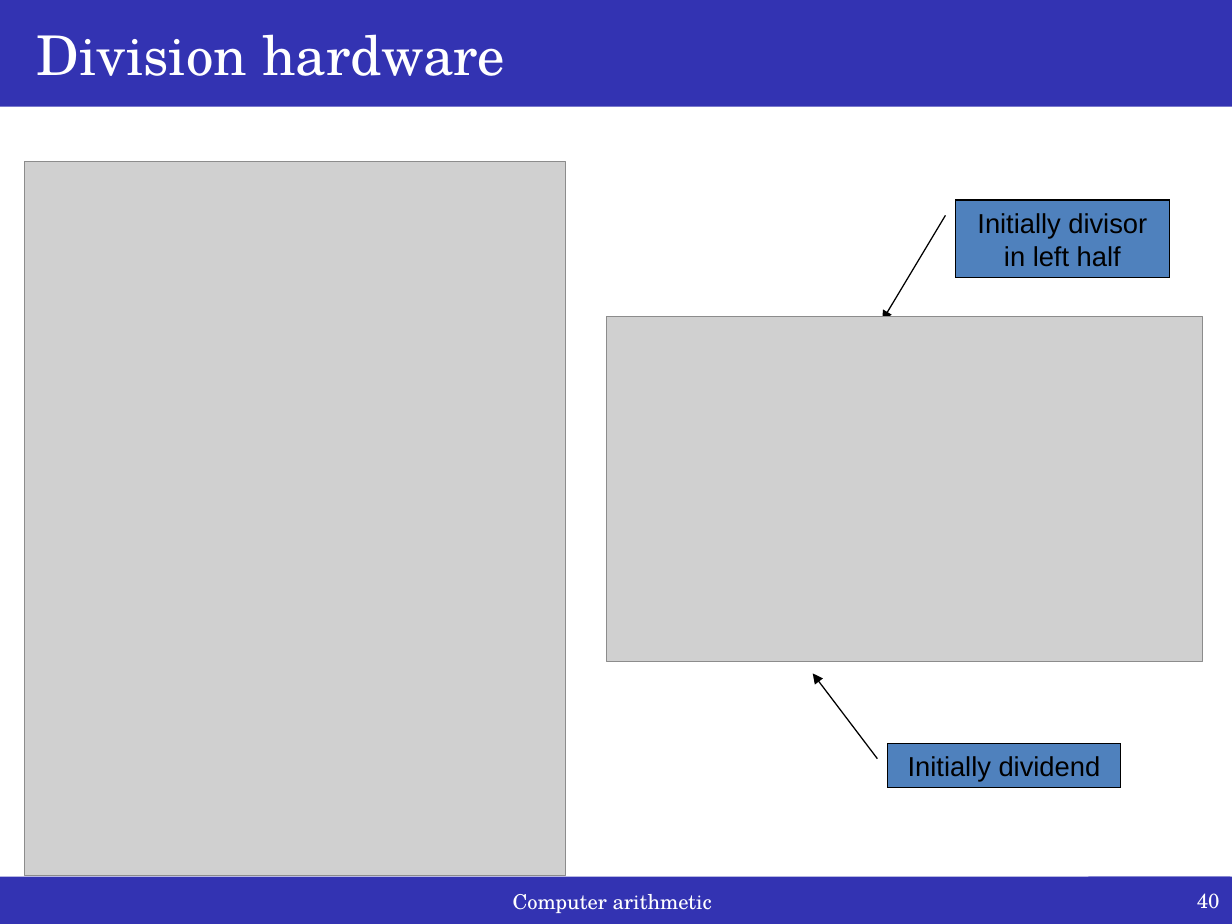
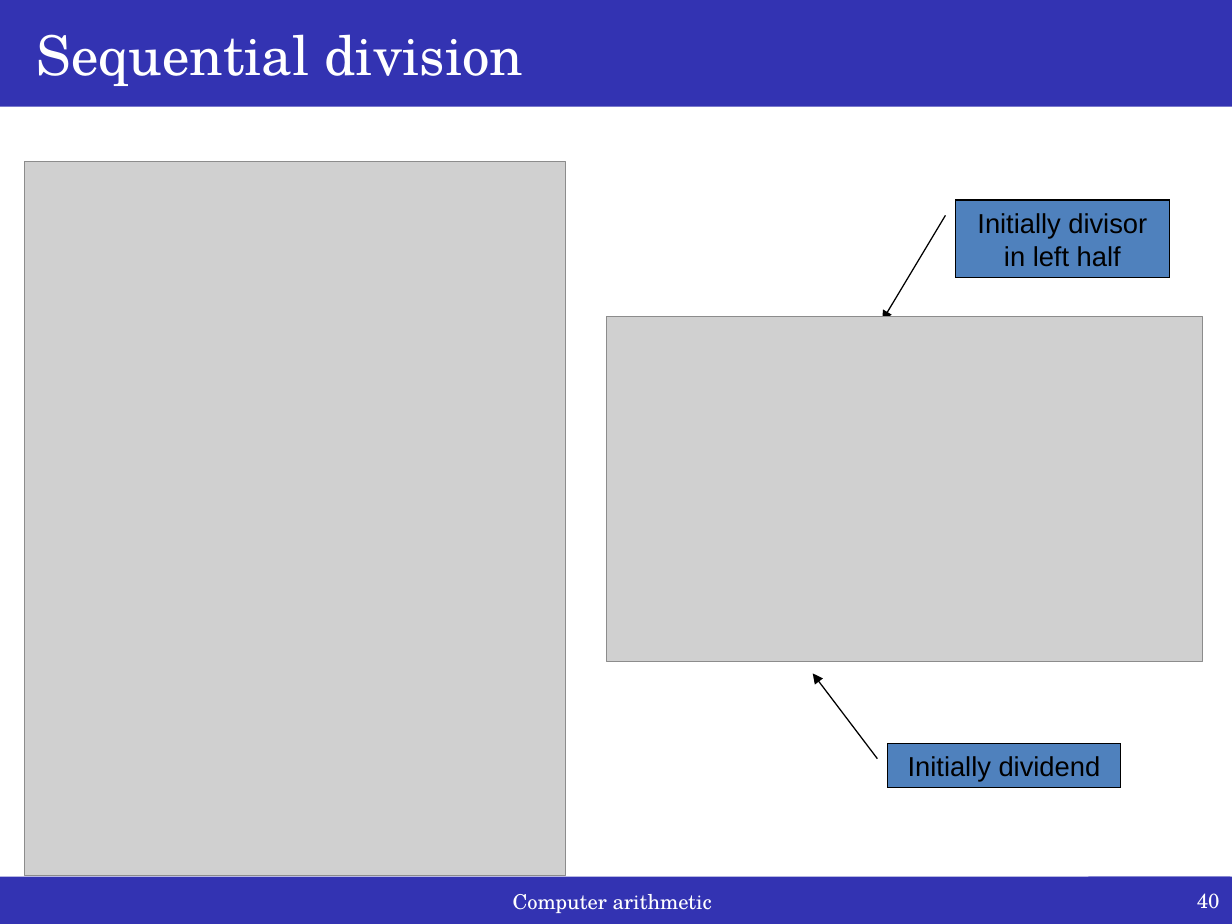
Before and after one commit to iperezan-itesm/05-TC2009B-Aug2021, a slide deck: slide 40 of lectures/weekly_slides/M1.3_Mult_Div/M1.3_Mult_Div.pptx. Drawn at 1232x924 pixels with LibreOffice and Linux fonts; fonts in the diff are those of the drawing; grey boxes stand for pictures. Boxes give left, top, right and bottom in pixels: in the first picture for what was removed or moved away, otherwise in the second. Text is boxed around its words. In the diff, an @@ line names an element or a change of style, - is before the commit and + after.

```diff
--- a/lectures/weekly_slides/M1.3_Mult_Div/M1.3_Mult_Div.pptx
+++ b/lectures/weekly_slides/M1.3_Mult_Div/M1.3_Mult_Div.pptx
@@ title at [37,34,524,86]: text changed @@
-Division hardware
+Sequential division
```
Also in this commit, not shown: 2 other slides changed, 9 other files.
